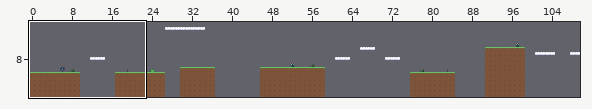
Two versions of a level (Tiled map (JSON), examples/assets/levels/level3.tmj). The first picture is a wide view before the edit; the outline marks the close-up.
Close-up. Before:
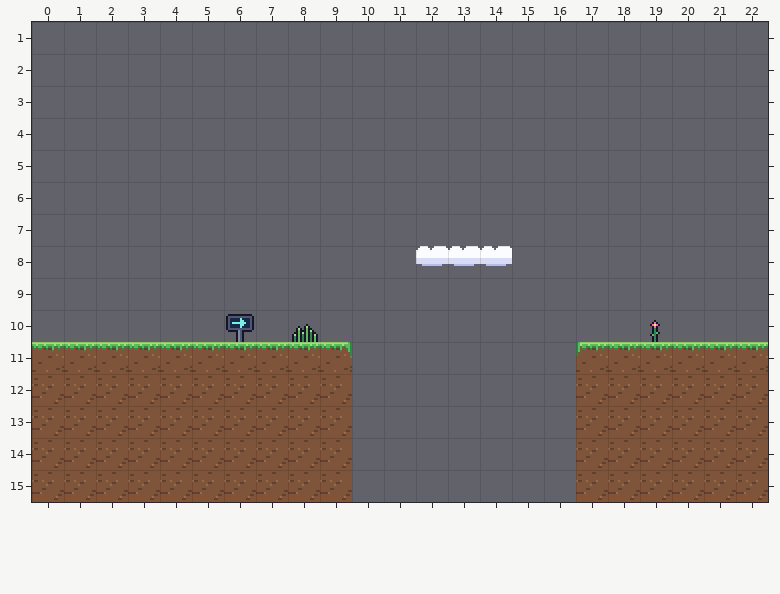
Cells are 16x16 px. Shown: x 0..22, y 1..15. The commit also changed other parts of the map, which this record leaves out. Tiles whose own drawing changed are shown in their newer look in all pictures.
The same view after the edit:
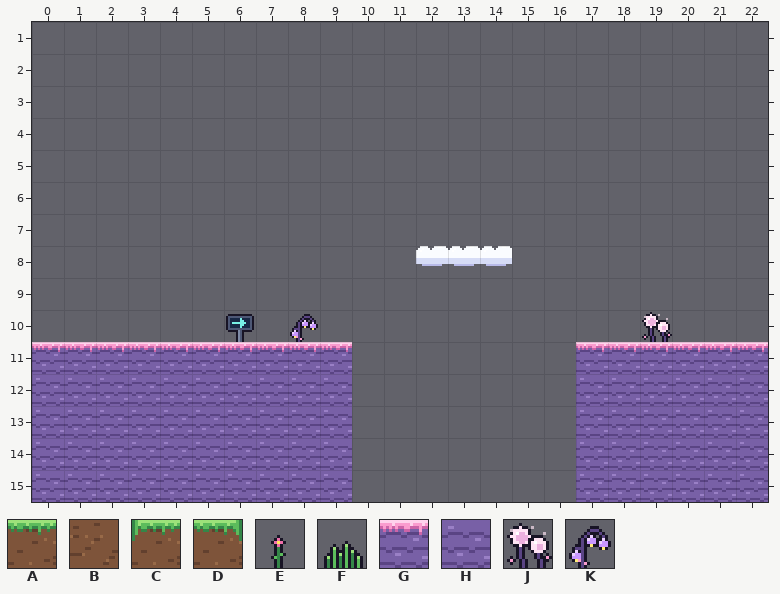
Key: from "tiles": A 0, B 1, C 2, D 3, E 9, F 18, G 27, H 28, J 31, K 33.
_ is an empty cell.
Change:
Layer "decor":
y 10: x 8 F -> K; x 19 E -> J
Layer "ground":
y 11: x 0..9 AAAAAAAAAD -> GGGGGGGGGG; x 17..22 CAAAAA -> GGGGGG
y 12..15: x 0..9 BBBBBBBBBB -> HHHHHHHHHH; x 17..22 BBBBBB -> HHHHHH
Changed places in both close-ups, as pixel boxes (x1, y1, x2, y2):
changed: (32, 314, 352, 502)
changed: (576, 312, 768, 502)
